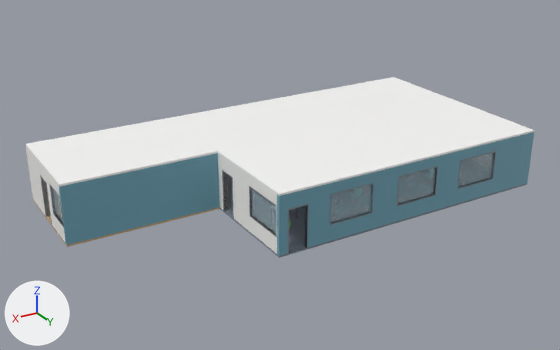
The Blender file compose/demo_floor.blend, before and after one commit.
Camera for both pictures: a camera (50 mm lens) standing at (32.0, 38.73, 17.37) and looking at (12.37, 6.02, 1.01). The lights are fixed; the arrows at lower left show +X, +Y and +Z. The older version comes first. Objects named as collision shapes, trigger or cutter boxes, shadow casters or lower levels of detail are left out.

Objects in the first picture: 'T00_Ceiling', 'T00_Floor', 'T00_Frames_E', 'T00_Frames_N', 'T00_Wall_E', 'T00_Wall_N', 'T01_Ceiling', 'T01_Wall_E', 'T01_Wall_N' and 3 more.
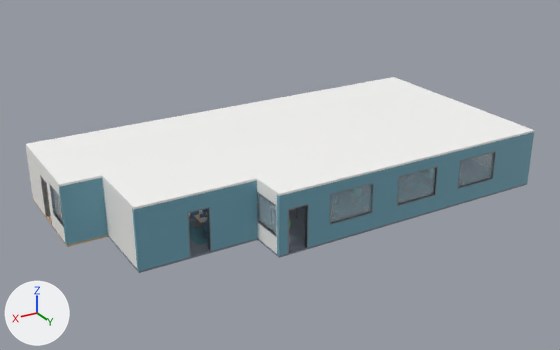
The change, as a list of edits to the scene's bpy script:
```text
Add ob_t02_wall_s:
    ob_t02_wall_s = bpy.data.objects.new('T02_Wall_S', me_wall_s_002)  # 144 vertices, 72 faces; spans x 0.0..6.0, y 0.0..0.2, z 0.0..3.0; in mat_wall_002 (white #f7f6f2)
    ob_t02_wall_s.location = (16.0, 6.0, 0.0)
Add ob_t02_wall_n:
    ob_t02_wall_n = bpy.data.objects.new('T02_Wall_N', me_wall_n_002)  # 72 vertices, 36 faces; spans x 0.0..6.0, y 3.8..4.0, z 0.0..3.0; in mat_wall_accent_002 (cyan #6fa6b8)
    ob_t02_wall_n.location = (16.0, 6.0, 0.0)
Add ob_t02_wall_e:
    ob_t02_wall_e = bpy.data.objects.new('T02_Wall_E', me_wall_e_002)  # 24 vertices, 12 faces; spans x 5.8..6.0, y 0.2..3.8, z 0.0..3.0; in mat_wall_002 (white #f7f6f2)
    ob_t02_wall_e.location = (16.0, 6.0, 0.0)
Add ob_t02_rug:
    ob_t02_rug = bpy.data.objects.new('T02_Rug', me_rug_005)  # 24 vertices, 12 faces; spans x -1.2..1.2, y -1.2..1.2, z 0.0..0.01; in mat_rug_blue_002 (cyan #598e9e)
    ob_t02_rug.location = (17.55, 8.0, 0.0)
Add ob_t02_huddletable:
    ob_t02_huddletable = bpy.data.objects.new('T02_HuddleTable', me_huddletable)  # 120 vertices, 60 faces; spans x -0.65..0.65, y -0.4..0.4, z 0.0..0.74; in mat_wood_light_002 (beige #ddc4a2), mat_metal_dark_002 (grey #76797c)
    ob_t02_huddletable.location = (17.55, 8.0, 0.0)
Add ob_t02_frames_n:
    ob_t02_frames_n = bpy.data.objects.new('T02_Frames_N', me_frames_n_001)  # 72 vertices, 36 faces; spans x 2.45..3.55, y 3.79..4.01, z 0.0..2.25; in mat_frame_002 (grey #898b90)
    ob_t02_frames_n.location = (16.0, 6.0, 0.0)
Add ob_t02_floor:
    ob_t02_floor = bpy.data.objects.new('T02_Floor', me_floor_002)  # 24 vertices, 12 faces; spans x 0.0..6.0, y 0.0..4.0, z -0.1..0.0; in mat_floor_carpet_001 (greyish blue #7c8695)
    ob_t02_floor.location = (16.0, 6.0, 0.0)
Add ob_t02_chair_04:
    ob_t02_chair_04 = bpy.data.objects.new('T02_Chair_04', me_chair_04_002)  # 174 vertices, 92 faces; spans x -0.285..0.285, y -0.243..0.3, z 0.015..1.03; in mat_metal_dark_002 (grey #76797c), mat_chair_seat_002 (blue #617c99)
    ob_t02_chair_04.location = (17.9, 8.72, 0.0)
    ob_t02_chair_04.rotation_euler = (0.0, 0.0, -3.142)  # degrees (0, 0, -180)
Add ob_t02_chair_02:
    ob_t02_chair_02 = bpy.data.objects.new('T02_Chair_02', me_chair_02_002)  # 174 vertices, 92 faces; spans x -0.285..0.285, y -0.243..0.3, z 0.015..1.03; in mat_metal_dark_002 (grey #76797c), mat_chair_seat_002 (blue #617c99)
    ob_t02_chair_02.location = (17.9, 7.28, 0.0)
Add ob_t02_chair_01:
    ob_t02_chair_01 = bpy.data.objects.new('T02_Chair_01', me_chair_01_002)  # 174 vertices, 92 faces; spans x -0.285..0.285, y -0.243..0.3, z 0.015..1.03; in mat_metal_dark_002 (grey #76797c), mat_chair_seat_002 (blue #617c99)
    ob_t02_chair_01.location = (17.25, 7.28, 0.0)
Add ob_t02_ceiling:
    ob_t02_ceiling = bpy.data.objects.new('T02_Ceiling', me_ceiling_002)  # 24 vertices, 12 faces; spans x 0.0..6.0, y 0.0..4.0, z 3.0..3.1; in mat_ceiling_002 (white #fafaf9)
    ob_t02_ceiling.location = (16.0, 6.0, 0.0)
```

Boxes [x1, y1, x2, y2] around the edits, measured in the pictures (560 x 350 px):
'T02_Wall_N', added (cyan): after [132, 181, 258, 271]
'T02_Ceiling', added: after [102, 151, 257, 209]
'T02_Wall_E', added: after [104, 180, 137, 268]
'T02_Floor', added: after [108, 216, 258, 273]
'T02_Rug', added: after [189, 220, 208, 245]
'T02_Frames_N', added: after [187, 207, 212, 257]
'T02_Chair_02', added: after [190, 211, 203, 227]
'T02_Wall_S', added (mostly hidden): after [102, 178, 202, 235]
'T02_HuddleTable', added: after [194, 212, 207, 235]
'T02_Chair_04', added: after [203, 220, 208, 239]
'T02_Chair_01', added (mostly hidden): after [202, 209, 207, 224]
'T01_Wall_N', unchanged, covered by the edit: before [58, 153, 220, 245]; after [58, 178, 108, 245]
'T00_Wall_E', unchanged, covered by the edit: before [218, 154, 277, 254]; after [257, 181, 277, 254]
